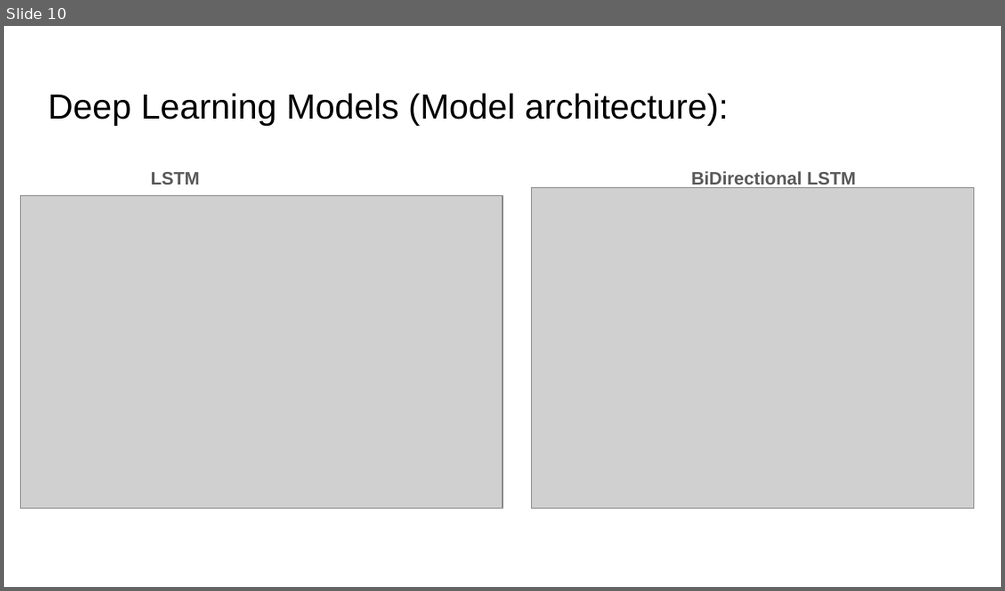
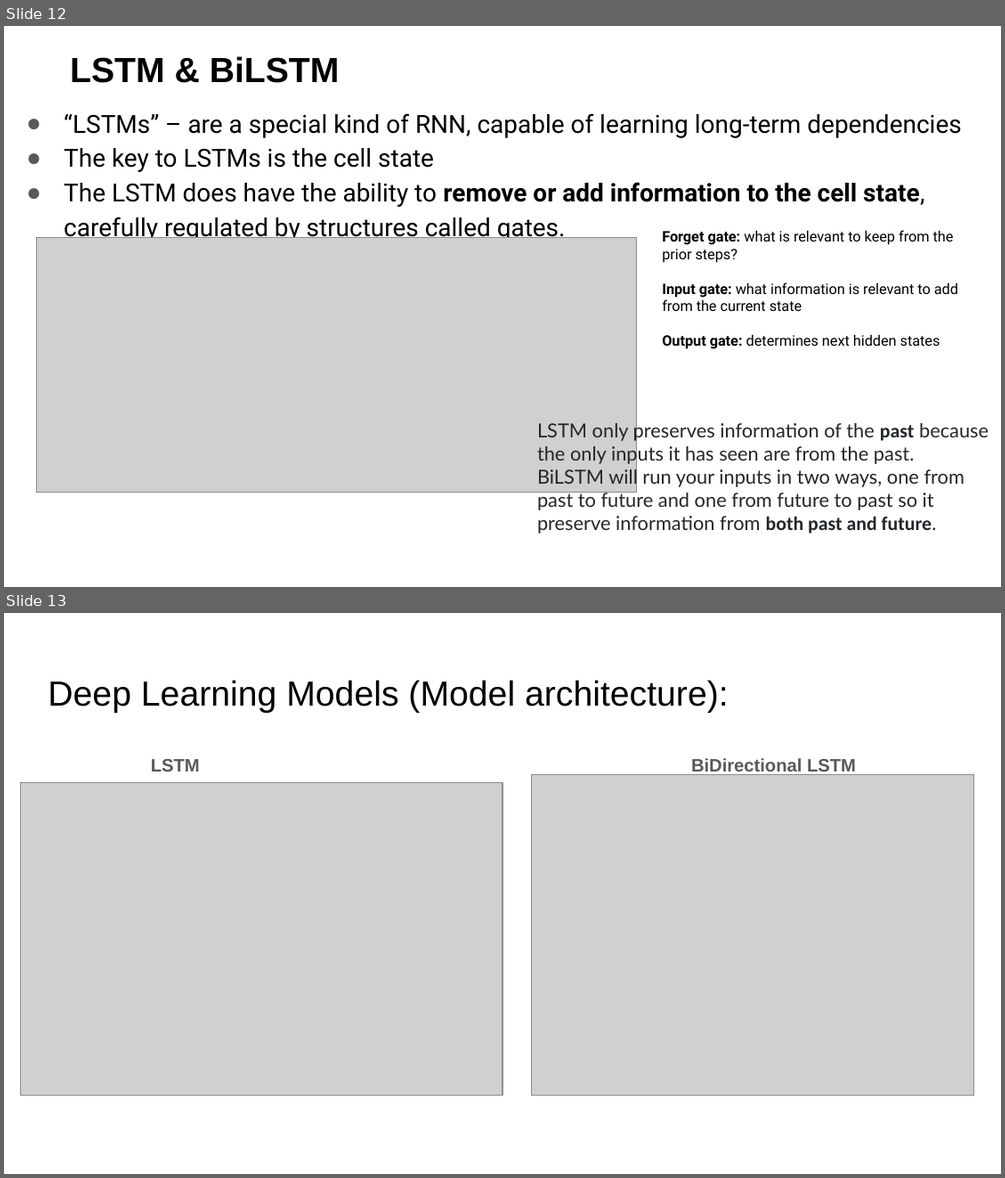
Before and after one commit to abishek269/Protein-Super-family-Classification-, a slide deck: Final_report_presentation.pptx. Shown one above the other, each under a label of ours: slide 10 before the commit, slides 12 and 13 after it. The pictures are 1005x591 and 1005x1178 pixels, drawn with LibreOffice and Linux fonts; fonts in the diff are those of the drawing; grey boxes stand for pictures. Boxes give left, top, right and bottom in pixels: in the first picture for what was removed or moved away, otherwise in the second. Text is boxed around its words. In the diff, an @@ line names an element or a change of style, - is before the commit and + after.

```diff
--- a/Final_report_presentation.pptx
+++ b/Final_report_presentation.pptx
@@ slide 12 added at <box>4,26,1001,587</box>, background #FFFFFF @@
@@ title added at <box>70,56,340,83</box>, 25.2 pt, text #000000, bold @@
+LSTM & BiLSTM
@@ text added at <box>64,113,961,242</box>, 18 pt, text #000000 @@
+● “LSTMs” – are a special kind of RNN, capable of learning long-term dependencies
+● The key to LSTMs is the cell state
+● The LSTM does have the ability to remove or add information to the cell state, carefully regulated by structures called gates.
@@ picture added at <box>36,237,636,491</box> @@
@@ text added at <box>662,230,958,349</box>, 10.5 pt, text #000000 @@
+Forget gate: what is relevant to keep from the prior steps?
+Input gate: what information is relevant to add from the current state
+Output gate: determines next hidden states
@@ text added at <box>537,420,988,533</box>, 14 pt, text #232629 @@
+LSTM only preserves information of the past because the only inputs it has seen are from the past.
+BiLSTM will run your inputs in two ways, one from past to future and one from future to past so it preserve information from both past and future.
@@ what was slide 10 is now slide 13 @@
```
Also in this commit, not shown: 8 slides changed, 3 other slides added, 1 slide removed.
